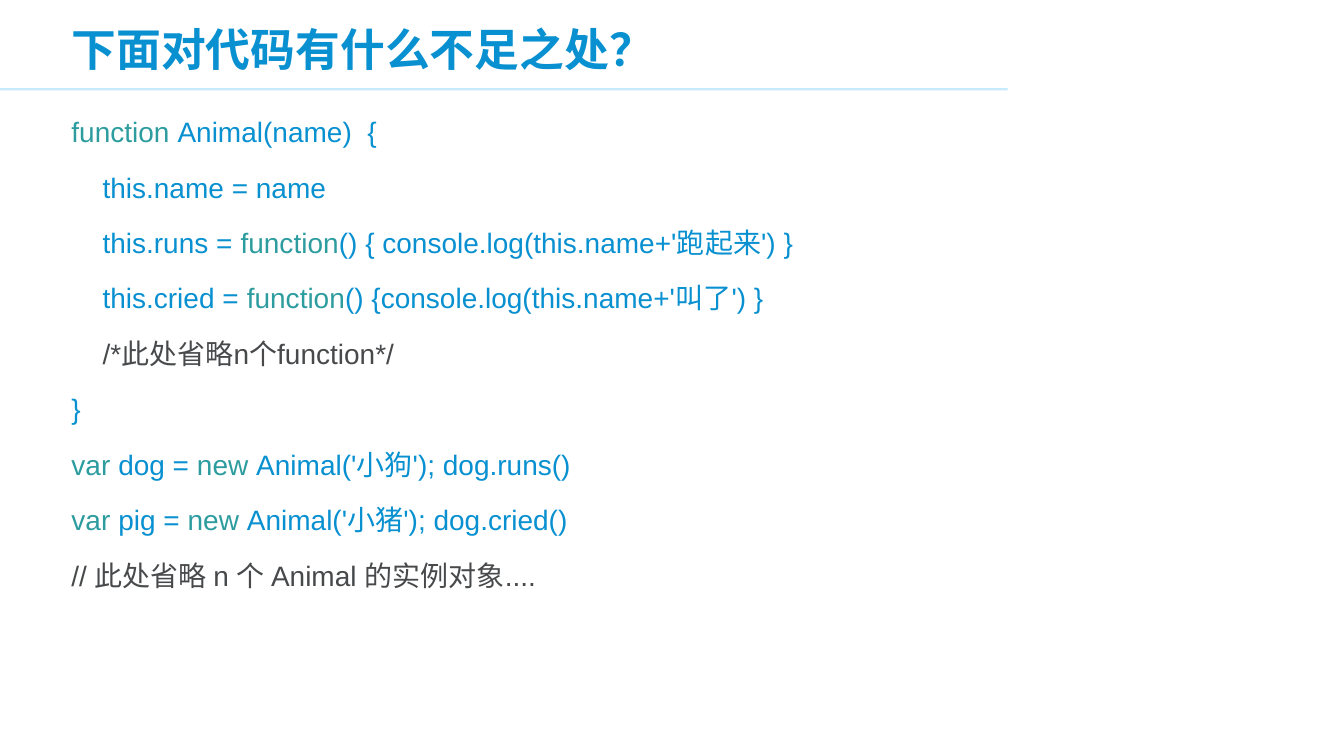
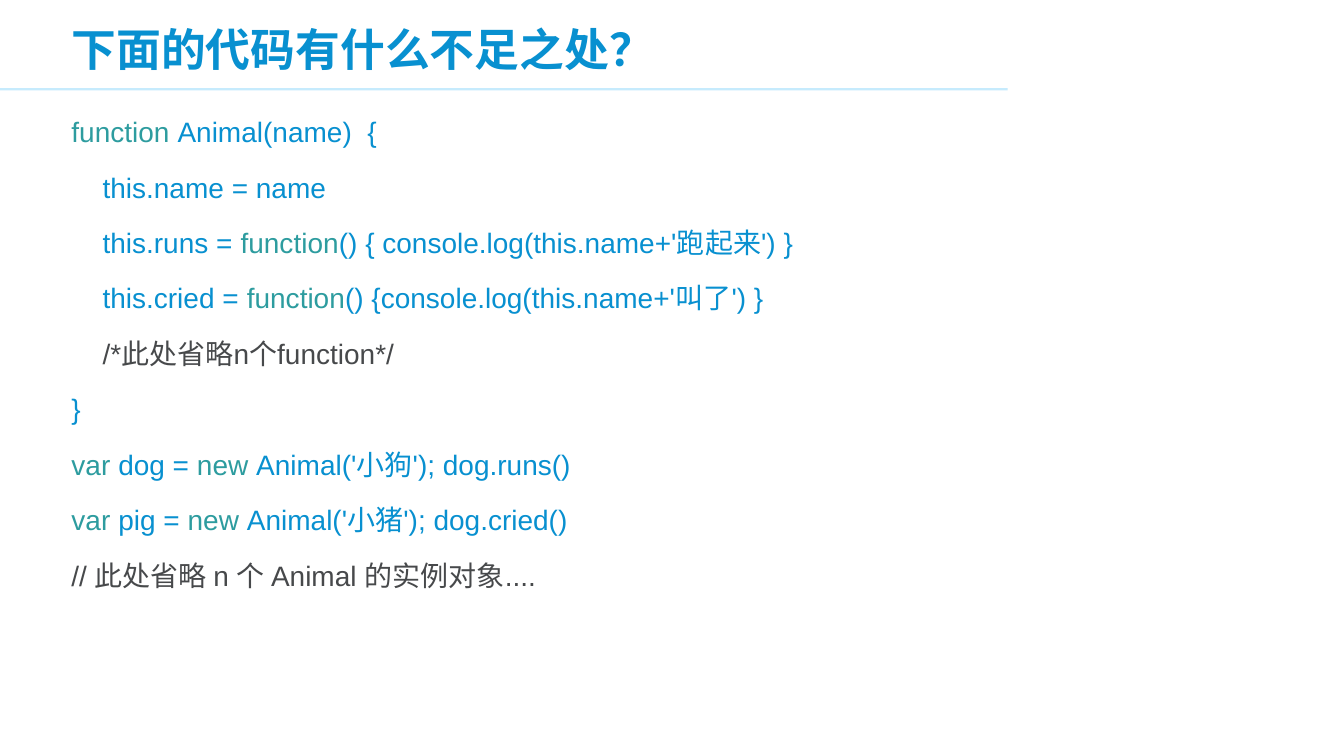
Before and after one commit to panxuepeng/javascript, a slide deck: slide 26 of ppt/3.JavaScript 高级部分.ppt. Drawn at 1344x756 pixels with LibreOffice and Linux fonts; fonts in the diff are those of the drawing; background and template pictures are left out. Boxes give left, top, right and bottom in pixels: in the first picture for what was removed or moved away, otherwise in the second. Text is boxed around its words. In the diff, an @@ line names an element or a change of style, - is before the commit and + after.

Commit message:
ppt

```diff
--- a/ppt/3.JavaScript 高级部分.ppt
+++ b/ppt/3.JavaScript 高级部分.ppt
@@ title at [71,27,653,70]: text changed @@
-下面对代码有什么不足之处？
+下面的代码有什么不足之处？
```
Also in this commit, not shown: 1 other file.
